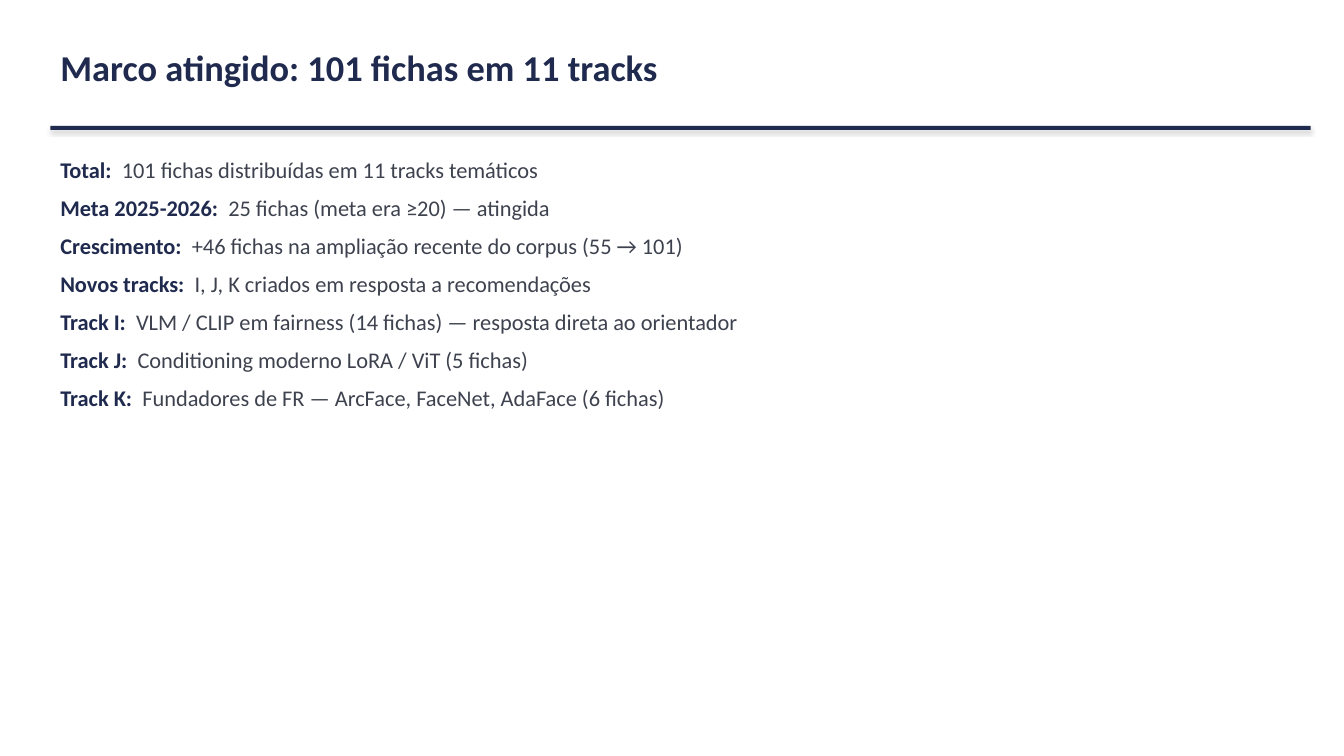
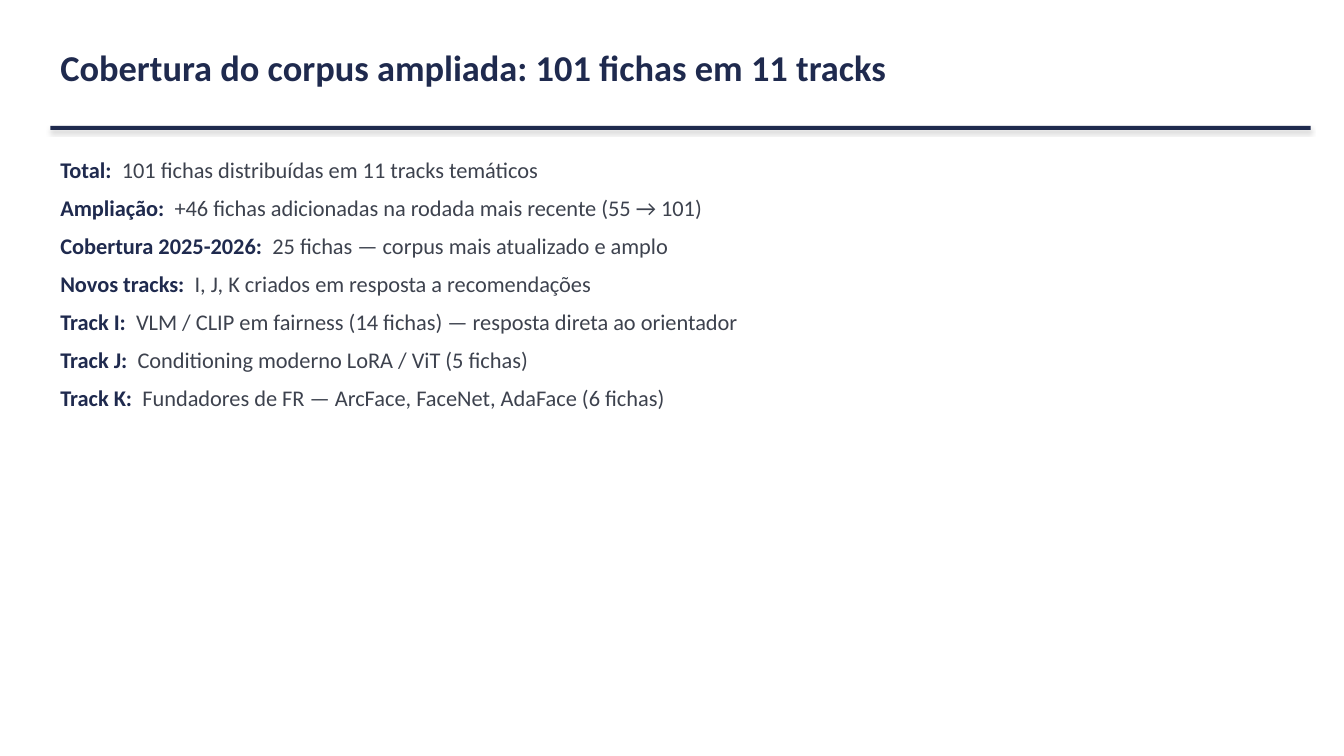
Before and after one commit to marcellozzetti/Facial-Recognition-Models-Mitigating-Bias, a slide deck: slide 6 of docs/ativo/material_reuniao_orientador_2026-06-15.pptx. Drawn at 1344x756 pixels with LibreOffice and Linux fonts; fonts in the diff are those of the drawing. Boxes give left, top, right and bottom in pixels: in the first picture for what was removed or moved away, otherwise in the second. Text is boxed around its words. In the diff, an @@ line names an element or a change of style, - is before the commit and + after.

```diff
--- a/docs/ativo/material_reuniao_orientador_2026-06-15.pptx
+++ b/docs/ativo/material_reuniao_orientador_2026-06-15.pptx
@@ text at <box>60,55,886,87</box>: text changed @@
-Marco atingido: 101 fichas em 11 tracks
+Cobertura do corpus ampliada: 101 fichas em 11 tracks
@@ text at <box>60,200,702,258</box>: text changed @@
-Meta 2025-2026: 25 fichas (meta era ≥20) — atingida
-Crescimento: +46 fichas na ampliação recente do corpus (55 → 101)
+Ampliação: +46 fichas adicionadas na rodada mais recente (55 → 101)
+Cobertura 2025-2026: 25 fichas — corpus mais atualizado e amplo
```
Also in this commit, not shown: 1 other slide changed, 1 other file.
